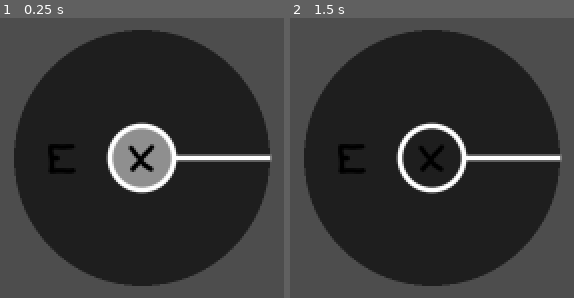
Above: before the commit, frames 1-2 (left to right).
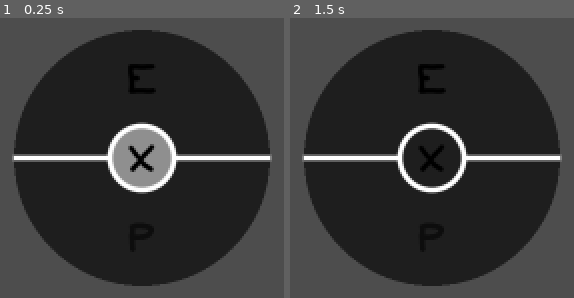
Above: after the commit, the same moments.

Repository: Stormwind-Gaming/stw-gogj-24
Game: Godot game, scene res://scenes/gui/radial_menu.tscn
The game is run twice, just before and just after one commit, with the same random seed, the same clock (stepped at 60 frames per second) and the same inputs. This scene is started directly instead of the project's main scene.
Inputs (mouse positions are in pixels of both pictures, inside the frame that each line leads up to):
- Up to frame 1 (0.25 s): no input
- Up to frame 2 (1.5 s): tap Enter at 0.5 s; click (432, 158) at 0.67 s; tap Space at 1.25 s; move the mouse to (outside the picture) at 1.27 s; click (outside the picture) at 1.42 s

The runs differ from the first frame. In frame 1, 1.5% of the frame differs, in the area x 4-55%, y 16-55%; in frame 2, 1.5%.

Commit message:
feat: new post-radial-menu chore: refactor enum

Diff:
--- a/scenes/gui/agent_card.tscn
+++ b/scenes/gui/agent_card.tscn
@@ -31,6 +31,7 @@
 [node name="Label" type="Label" parent="MarginContainer/VBoxContainer"]
 custom_minimum_size = Vector2(10, 10)
 layout_mode = 2
+size_flags_vertical = 6
 theme_override_font_sizes/font_size = 10
 text = "<Name>"
 horizontal_alignment = 1
--- /dev/null
+++ b/scenes/gui/post_radial_assignment.tscn
@@ -0,0 +1,40 @@
+[gd_scene load_steps=2 format=3 uid="uid://boskl008sic56"]
+
+[ext_resource type="Script" path="res://scripts/gui/post_radial_assignment.gd" id="1_2cqh1"]
+
+[node name="Post Radial Assignment" type="Window" node_paths=PackedStringArray("agent_card_grid")]
+position = Vector2i(500, 250)
+size = Vector2i(600, 400)
+script = ExtResource("1_2cqh1")
+agent_card_grid = NodePath("PanelContainer/MarginContainer/HBoxContainer/LeftPanelContainer/MarginContainer/ScrollContainer/GridContainer")
+
+[node name="PanelContainer" type="PanelContainer" parent="."]
+anchors_preset = 15
+anchor_right = 1.0
+anchor_bottom = 1.0
+grow_horizontal = 2
+grow_vertical = 2
+
+[node name="MarginContainer" type="MarginContainer" parent="PanelContainer"]
+layout_mode = 2
+
+[node name="HBoxContainer" type="HBoxContainer" parent="PanelContainer/MarginContainer"]
+layout_mode = 2
+
+[node name="LeftPanelContainer" type="PanelContainer" parent="PanelContainer/MarginContainer/HBoxContainer"]
+layout_mode = 2
+size_flags_horizontal = 3
+
+[node name="MarginContainer" type="MarginContainer" parent="PanelContainer/MarginContainer/HBoxContainer/LeftPanelContainer"]
+layout_mode = 2
+
+[node name="ScrollContainer" type="ScrollContainer" parent="PanelContainer/MarginContainer/HBoxContainer/LeftPanelContainer/MarginContainer"]
+layout_mode = 2
+
+[node name="GridContainer" type="GridContainer" parent="PanelContainer/MarginContainer/HBoxContainer/LeftPanelContainer/MarginContainer/ScrollContainer"]
+layout_mode = 2
+columns = 3
+
+[node name="RightPanelContainer" type="PanelContainer" parent="PanelContainer/MarginContainer/HBoxContainer"]
+layout_mode = 2
+size_flags_horizontal = 3
--- a/scripts/characters/character.gd
+++ b/scripts/characters/character.gd
@@ -33,11 +33,11 @@
 
 	self.sympathy = _generateLinearStat(1,100)
 
-	self.id = GlobalRegistry.register_object(GlobalRegistry.Registry_Category.CHARACTER, self, self.first_name + '_' + self.last_name)
+	self.id = GlobalRegistry.register_object(Enums.Registry_Category.CHARACTER, self, self.first_name + '_' + self.last_name)
 
 func _generateLinearStat(min:int, max:int) -> int:
 	return randi() % max + min
-	GlobalRegistry.register_object(GlobalRegistry.Registry_Category.CHARACTER, self, self.first_name + ' ' + self.last_name)
+	GlobalRegistry.register_object(Enums.Registry_Category.CHARACTER, self, self.first_name + ' ' + self.last_name)
 
 func _generateBellCurveStat() -> int:
 	var total = 0
--- a/scripts/enums.gd
+++ b/scripts/enums.gd
@@ -70,3 +70,10 @@
 	ANTI_AIR_EMPLACEMENT,
 	GESTAPO_POST,
 }
+
+enum Registry_Category {
+	CHARACTER,
+	DISTRICT,
+	POI,
+	INTEL,
+}
--- a/scripts/game_controller.gd
+++ b/scripts/game_controller.gd
@@ -152,13 +152,22 @@
 	radial_menu.connect('selected_radial_option', _on_radial_option_selected)
 
 func _on_radial_option_selected(option: Enums.ActionType) -> void:
+	radial_menu_open.hide()
+
+	# popup a post_radial_assignment menu
+	var post_radial_assignment = Globals.post_radial_assignment_scene.instantiate()
+	post_radial_assignment.set_option(option)
+	post_radial_assignment.connect('post_radial_assignment_option', _on_post_radial_assignment_option_selected)
+	add_child(post_radial_assignment)
+
+func _on_post_radial_assignment_option_selected(option: Enums.ActionType) -> void:
 	if option != Enums.ActionType.NONE:
-		var characters = GlobalRegistry.get_all_objects(GlobalRegistry.Registry_Category.CHARACTER)
+		var characters = GlobalRegistry.get_all_objects(Enums.Registry_Category.CHARACTER)
 		GameController.add_action(poi_for_radial, characters[characters.keys().front()], option)
 
-	radial_menu_open.queue_free()
 	# create a tiny timer to get around erroneous clickthroughs
 	await get_tree().create_timer(0.1).timeout
+	radial_menu_open.queue_free()
 	radial_menu_open = null
 
 #endregion
--- a/scripts/global_registry.gd
+++ b/scripts/global_registry.gd
@@ -42,16 +42,9 @@
 	GlobalRegistry.unregister_object("characters", character_name)
 """
 
-enum Registry_Category {
-	CHARACTER,
-	DISTRICT,
-	POI,
-	INTEL,
-}
-
 var registered_objects = {}
 
-func register_object(category: Registry_Category, obj: Object, object_name = null) -> String:
+func register_object(category: Enums.Registry_Category, obj: Object, object_name = null) -> String:
 	if category not in registered_objects:
 		registered_objects[category] = {}
 
@@ -62,13 +55,13 @@
 
 	return object_name
 
-func get_object(category: Registry_Category, object_name: String) -> Object:
+func get_object(category: Enums.Registry_Category, object_name: String) -> Object:
 	return registered_objects.get(category, {}).get(object_name, null)
 
-func get_all_objects(category: Registry_Category) -> Dictionary:
+func get_all_objects(category: Enums.Registry_Category) -> Dictionary:
 	return registered_objects.get(category, {})
 
-func unregister_object(category: Registry_Category, object_name: String) -> void:
+func unregister_object(category: Enums.Registry_Category, object_name: String) -> void:
 	if category in registered_objects:
 		registered_objects[category].erase(object_name)
 		if registered_objects[category].is_empty():  # Changed from empty() to is_empty()
--- a/scripts/globals.gd
+++ b/scripts/globals.gd
@@ -2,6 +2,10 @@
 
 var agent_card_scene = preload("res://scenes/gui/agent_card.tscn")
 var radial_menu_scene = preload("res://scenes/gui/radial_menu.tscn")
+var character_list_scene = preload("res://scenes/gui/character_list.tscn")
+var intel_list_scene = preload("res://scenes/gui/intel_list.tscn")
+var log_list_scene = preload("res://scenes/gui/log_list.tscn")
+var post_radial_assignment_scene = preload("res://scenes/gui/post_radial_assignment.tscn")
 
 var load_csvs = {
 	"town_names": "res://data/town_names.csv",
--- a/scripts/gui/agent_card.gd
+++ b/scripts/gui/agent_card.gd
@@ -17,5 +17,5 @@
 func _on_TextureButton_released():
 	$MarginContainer/VBoxContainer/Panel.visible = false  # Hide the border when released
 
-func set_character(character_id:String):
-	character = GlobalRegistry.get_object(GlobalRegistry.Registry_Category.CHARACTER, character_id)
+func set_character(character_id: String):
+	character = GlobalRegistry.get_object(Enums.Registry_Category.CHARACTER, character_id)
--- a/scripts/gui/character_list.gd
+++ b/scripts/gui/character_list.gd
@@ -8,7 +8,7 @@
 	connect("close_requested", Callable(self, "_on_close_requested"))
 
 	# Fetch characters from the GlobalRegistry and populate the list
-	var characters = GlobalRegistry.get_all_objects(GlobalRegistry.Registry_Category.CHARACTER)
+	var characters = GlobalRegistry.get_all_objects(Enums.Registry_Category.CHARACTER)
 	populate_character_list(characters)
 
 func _on_close_requested():
--- a/scripts/gui/character_profile.gd
+++ b/scripts/gui/character_profile.gd
@@ -13,4 +13,4 @@
 	queue_free()
 
 func set_character(name : String):
-	character = GlobalRegistry.get_object(GlobalRegistry.Registry_Category.CHARACTER, name)
+	character = GlobalRegistry.get_object(Enums.Registry_Category.CHARACTER, name)
--- a/scripts/gui/footer.gd
+++ b/scripts/gui/footer.gd
@@ -1,8 +1,4 @@
 extends Control
-
-var character_list_scene = preload("res://scenes/gui/character_list.tscn")
-var intel_list_scene = preload("res://scenes/gui/intel_list.tscn")
-var log_list_scene = preload("res://scenes/gui/log_list.tscn")
 
 @export var show_character_list_button: Button
 @export var show_intel_list_button: Button
@@ -40,7 +36,7 @@
 		return
 
 	# Instance the intel list scene
-	var intel_list_instance = intel_list_scene.instantiate()
+	var intel_list_instance = Globals.intel_list_scene.instantiate()
 
 		# Add the instance to the scene tree
 	add_child(intel_list_instance)
@@ -55,7 +51,7 @@
 		return
 
 	# Instance the character list scene
-	var character_list_instance = character_list_scene.instantiate()
+	var character_list_instance = Globals.character_list_scene.instantiate()
 
 		# Add the instance to the scene tree
 	add_child(character_list_instance)
@@ -69,7 +65,7 @@
 		return
 
 	# Instance the log list scene
-	var log_list_instance = log_list_scene.instantiate()
+	var log_list_instance = Globals.log_list_scene.instantiate()
 
 	# Add the instance to the scene tree
 	add_child(log_list_instance)
--- a/scripts/gui/intel_list.gd
+++ b/scripts/gui/intel_list.gd
@@ -34,7 +34,7 @@
 	tab_container.tab_changed.connect(_on_tab_changed)
 
 	# Fetch intel from the GlobalRegistry and populate the list
-	var intel = GlobalRegistry.get_all_objects(GlobalRegistry.Registry_Category.INTEL)
+	var intel = GlobalRegistry.get_all_objects(Enums.Registry_Category.INTEL)
 	populate_intel_list(intel)
 	populate_plan_list(intel)
 
@@ -119,7 +119,7 @@
 
 func _on_tab_changed(tab_index):
 	# Re-run both populate_plan_list and populate_intel_list when the tab changes
-	var intel = GlobalRegistry.get_all_objects(GlobalRegistry.Registry_Category.INTEL)
+	var intel = GlobalRegistry.get_all_objects(Enums.Registry_Category.INTEL)
 	_reset()
 	populate_intel_list(intel)
 	populate_plan_list(intel)
--- /dev/null
+++ b/scripts/gui/post_radial_assignment.gd
@@ -0,0 +1,29 @@
+extends Window
+
+@export var agent_card_grid: GridContainer
+
+var option: Enums.ActionType
+
+signal post_radial_assignment_option(option: Enums.ActionType, agents: Array[Character], additions: Array)
+
+func set_option(option_attr: Enums.ActionType) -> void:
+	self.option = option_attr
+
+func _ready():
+	# Connect the close_requested signal
+	close_requested.connect(_on_close_requested)
+
+	# populate the agents list
+	var agents = []
+	for character in GlobalRegistry.get_all_objects(Enums.Registry_Category.CHARACTER):
+		var character_instance = GlobalRegistry.get_object(Enums.Registry_Category.CHARACTER, character)
+		# if character_instance.recruited:
+		agents.append(character)
+
+	for agent in agents:
+		var agent_instance = Globals.agent_card_scene.instantiate()
+		agent_instance.set_character(agent)
+		agent_card_grid.add_child(agent_instance)
+
+func _on_close_requested():
+	queue_free()
--- a/scripts/gui/radial_menu.gd
+++ b/scripts/gui/radial_menu.gd
@@ -22,6 +22,7 @@
 	options = []
 	options_attr.append(Enums.ActionType.NONE)
 	options_attr.append(Enums.ActionType.ESPIONAGE)
+	options_attr.append(Enums.ActionType.PROPAGANDA)
 	for option in options_attr:
 		options.append(RadialOption.new(option))
 
--- a/scripts/intel/intel.gd
+++ b/scripts/intel/intel.gd
@@ -12,11 +12,11 @@
 	self.level = level
 	self.type = type
 	self.description = description
-	self.id = GlobalRegistry.register_object(GlobalRegistry.Registry_Category.INTEL, self)
+	self.id = GlobalRegistry.register_object(Enums.Registry_Category.INTEL, self)
 
 	print("Added intel to global registry")
 
 func _notification(what: int) -> void:
 		if what == NOTIFICATION_PREDELETE:
-				GlobalRegistry.unregister_object(GlobalRegistry.Registry_Category.INTEL, self.id)
+				GlobalRegistry.unregister_object(Enums.Registry_Category.INTEL, self.id)
 				print("Removed intel from global registry")
--- a/scripts/map.gd
+++ b/scripts/map.gd
@@ -30,8 +30,8 @@
 
 	#var plan = IntelFactory.combine_rumours([whoR, whereR, whatR, whenR])
 
-	# var pois = GlobalRegistry.get_all_objects(GlobalRegistry.Registry_Category.POI)
-	# var characters = GlobalRegistry.get_all_objects(GlobalRegistry.Registry_Category.CHARACTER)
+	# var pois = GlobalRegistry.get_all_objects(Enums.Registry_Category.POI)
+	# var characters = GlobalRegistry.get_all_objects(Enums.Registry_Category.CHARACTER)
 
 	# GameController.add_action(pois[pois.keys().front()], characters[characters.keys().front()], Enums.ActionType.ESPIONAGE)
 
--- a/scripts/pois/poi.gd
+++ b/scripts/pois/poi.gd
@@ -28,7 +28,7 @@
 
 func _ready() -> void:
 	parent_district = get_parent().get_parent()
-	GlobalRegistry.register_object(GlobalRegistry.Registry_Category.POI, self)
+	GlobalRegistry.register_object(Enums.Registry_Category.POI, self)
 	GameController.connect("district_just_focused", _on_district_just_focused)
 
 func setup_poi_visuals():
Binary file changed: assets/sprites/radial_menu_icons.png
Not shown: 1 places in scenes/map.tscn that only renumber resources
